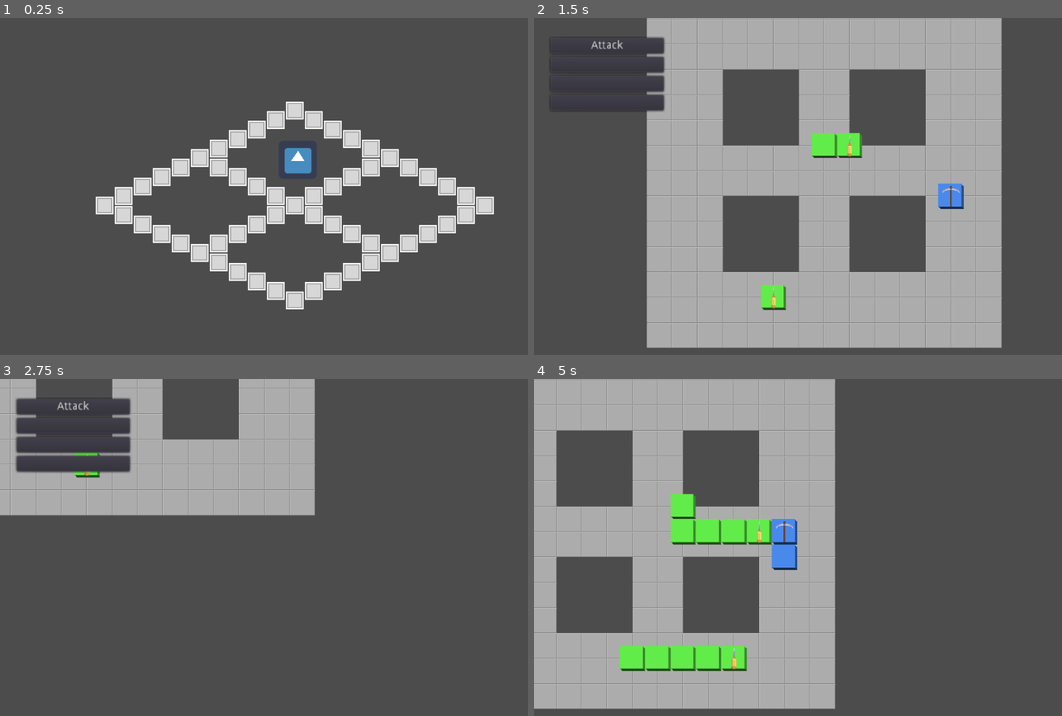
Above: before the commit, frames 1-4 (two rows, left to right).
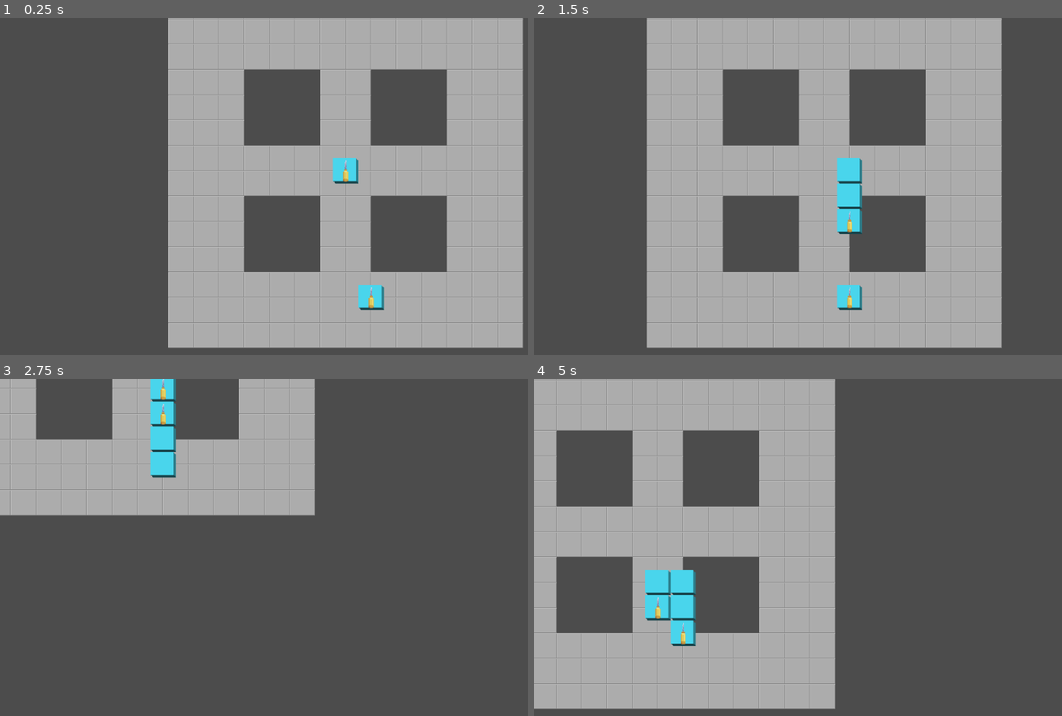
Above: after the commit, the same moments.

Repository: Henelik/HackGame
Game: Godot game, scene res://test.tscn
The game is run twice, just before and just after one commit, with the same random seed, the same clock (stepped at 60 frames per second) and the same inputs. Before the commit the project starts from res://GameRoot.tscn. The engine's default icon, where the game draws it, is replaced by a stand-in: a white triangle on a blue panel in a dark square.
Inputs (mouse positions are in pixels of both pictures, inside the frame that each line leads up to):
- Up to frame 1 (0.25 s): no input
- Up to frame 2 (1.5 s): click (829, 159) at 0.52 s; move the mouse to (877, 146) at 1.27 s; hold Right (ui_right) from 1.28 s (still down); click (877, 146) at 1.42 s
- Up to frame 3 (2.75 s): move the mouse to (95, 658) at 2.02 s; release Right (ui_right) at 2.03 s; hold Down (ui_down) from 2.03 s (still down); click (95, 658) at 2.17 s
- Up to frame 4 (5 s): move the mouse to (898, 480) at 2.77 s; release Down (ui_down) at 2.78 s; hold Right (ui_right) 2.78-3.53 s; move the mouse to (808, 628) at 3.52 s; hold Up (ui_up) 3.53-4.28 s; click (808, 628) at 3.67 s; move the mouse to (592, 547) at 4.27 s; hold Left (ui_left) from 4.28 s (still down); click (592, 547) at 4.42 s

The runs differ from the first frame. In frame 1, 55% of the frame differs, in the area x 18-100%, y 0-98%; in frame 2, 3.6%; in frame 3, 4.6%; in frame 4, 6.1%.

Commit message:
Added Icebreaker unit and fixed ability camera reference bug

Diff:
--- /dev/null
+++ b/Databattle/Abilities/Break.tscn
@@ -0,0 +1,6 @@
+[gd_scene load_steps=2 format=2]
+
+[ext_resource path="res://Databattle/Abilities/AttackAbility.tscn" type="PackedScene" id=1]
+
+[node name="AttackAbility" instance=ExtResource( 1 )]
+abilityName = "Break"
--- a/Databattle/ProgramHead.tscn
+++ b/Databattle/ProgramHead.tscn
@@ -1,9 +1,10 @@
-[gd_scene load_steps=6 format=2]
+[gd_scene load_steps=7 format=2]
 
 [ext_resource path="res://Scripts/ProgramHead.gd" type="Script" id=1]
 [ext_resource path="res://Sprites/Sector.png" type="Texture" id=2]
 [ext_resource path="res://Sprites/Program Icons/Icepick.png" type="Texture" id=3]
 [ext_resource path="res://Sounds/Move.wav" type="AudioStream" id=4]
+[ext_resource path="res://Sounds/Select.wav" type="AudioStream" id=5]
 
 [sub_resource type="RectangleShape2D" id=1]
 
@@ -12,8 +13,8 @@
 script = ExtResource( 1 )
 movesPerTurn = 3
 maxSize = 2
-progName = "Pick"
-col = Color( 0.388235, 0.933333, 0.290196, 1 )
+progName = "Ice Breaker"
+col = Color( 0.290196, 0.843137, 0.933333, 1 )
 
 [node name="SectorSprite" type="Sprite" parent="."]
 texture = ExtResource( 2 )
@@ -28,10 +29,14 @@
 scale = Vector2( 1.5, 1.5 )
 shape = SubResource( 1 )
 
-[node name="moveSoundPlayer" type="AudioStreamPlayer" parent="."]
+[node name="MoveSoundPlayer" type="AudioStreamPlayer" parent="."]
 stream = ExtResource( 4 )
 volume_db = -5.6
 
 [node name="Timer" type="Timer" parent="."]
 wait_time = 3.0
 one_shot = true
+
+[node name="SelectSoundPlayer" type="AudioStreamPlayer" parent="."]
+stream = ExtResource( 5 )
+volume_db = -7.123
--- /dev/null
+++ b/Databattle/Programs/IceBreaker.tscn
@@ -0,0 +1,8 @@
+[gd_scene load_steps=2 format=2]
+
+[ext_resource path="res://Databattle/ProgramHead.tscn" type="PackedScene" id=1]
+
+[node name="Icebreaker" instance=ExtResource( 1 )]
+progName = "Icebreaker"
+abilityRefs = [ "res://Databattle/Abilities/Break.tscn" ]
+iconPath = "res://Sprites/Program Icons/Icepick.png"
--- a/GameRoot.tscn
+++ b/GameRoot.tscn
@@ -2,6 +2,5 @@
 
 [ext_resource path="res://Scripts/GameRoot.gd" type="Script" id=1]
 
-
 [node name="GameRoot" type="Node2D"]
 script = ExtResource( 1 )
--- a/Scripts/Abilities/BaseAbility.gd
+++ b/Scripts/Abilities/BaseAbility.gd
@@ -10,6 +10,7 @@
 var owningProgram
 var targetProgram
 var gizmos = []
+var camRef
 
 func _ready():
 	pass
@@ -49,11 +50,10 @@
 
 func _postFire():
 	get_parent().turnEnded = true
-	get_tree().get_root().get_node("/root/GameRoot/Battle/BattleCam").deselectAbility()
+	camRef.deselectAbility()
 
 func findTarget(tile: Vector2):
-	var cam = get_tree().get_root().get_node("/root/GameRoot/Battle/BattleCam")
-	for player in cam.progs:
+	for player in camRef.progs:
 		for p in player:
 			if Vector2(p.tileX, p.tileY) == tile:
 				fireProgram(p)
--- a/Scripts/programHead.gd
+++ b/Scripts/programHead.gd
@@ -36,6 +36,7 @@
 		add_child(abilities[-1])
 		abilities[-1].tileX = tileX
 		abilities[-1].tileY = tileY
+		abilities[-1].camRef = cam
 	if iconPath != "":
 		$IconSprite.texture = load(iconPath)
 
@@ -48,6 +49,7 @@
 
 func _select():
 	print("Selecting " + progName)
+	get_node("SelectSoundPlayer").play()
 	_showMoveGizmos()
 
 func _deselect():
@@ -99,7 +101,7 @@
 
 func move(x : int, y : int):
 	print("Moving " + progName + " to " + str([x, y]))
-	get_node("moveSoundPlayer").play()
+	get_node("MoveSoundPlayer").play()
 	for t in tailSectors:
 		if x == t.tileX and y == t.tileY:
 			t.queue_free()
--- a/project.godot
+++ b/project.godot
@@ -16,7 +16,7 @@
 [application]
 
 config/name="HackGame"
-run/main_scene="res://GameRoot.tscn"
+run/main_scene="res://test.tscn"
 config/icon="res://icon.png"
 
 [display]
--- a/test.tscn
+++ b/test.tscn
@@ -1,39 +1,23 @@
 [gd_scene load_steps=4 format=2]
 
-[ext_resource path="res://Databattle/ProgramHead.tscn" type="PackedScene" id=1]
+[ext_resource path="res://Databattle/BattleCam.tscn" type="PackedScene" id=1]
 [ext_resource path="res://Databattle/BattleMap.tscn" type="PackedScene" id=2]
-[ext_resource path="res://Databattle/BattleCam.tscn" type="PackedScene" id=3]
+[ext_resource path="res://Databattle/Programs/IceBreaker.tscn" type="PackedScene" id=3]
 
 [node name="Battle" type="Node2D"]
 
-[node name="ProgramHead" parent="." groups=[
-"Programs",
-] instance=ExtResource( 1 )]
-position = Vector2( 62.7798, -66.2736 )
-movesPerTurn = 5
-maxSize = 4
-abilityRefs = [ "res://Databattle/Abilities/AttackAbility.tscn" ]
-
-[node name="ProgramHead3" parent="." groups=[
-"Programs",
-] instance=ExtResource( 1 )]
-position = Vector2( 0.0796509, 127.527 )
-movesPerTurn = 5
-maxSize = 4
-
-[node name="ProgramHead2" parent="." groups=[
-"Programs",
-] instance=ExtResource( 1 )]
-position = Vector2( 227.83, -0.0235291 )
-movesPerTurn = 2
-maxSize = 3
-progName = "Hack"
-col = Color( 0.290196, 0.541176, 0.933333, 1 )
-owningPlayerId = 1
-abilityRefs = [ "res://Databattle/Abilities/AttackAbility.tscn" ]
-iconPath = "res://Sprites/Program Icons/Pickaxe.png"
+[node name="BattleCam" parent="." instance=ExtResource( 1 )]
+position = Vector2( 11.7841, -0.30191 )
 
 [node name="BattleMap" parent="." instance=ExtResource( 2 )]
 
-[node name="BattleCam" parent="." instance=ExtResource( 3 )]
-position = Vector2( 11.7841, -0.30191 )
+[node name="Icebreaker2" parent="." groups=[
+"Programs",
+] instance=ExtResource( 3 )]
+position = Vector2( 98.9361, 129.204 )
+owningPlayerId = 1
+
+[node name="Icebreaker" parent="." groups=[
+"Programs",
+] instance=ExtResource( 3 )]
+position = Vector2( 63.0979, -27.1805 )
